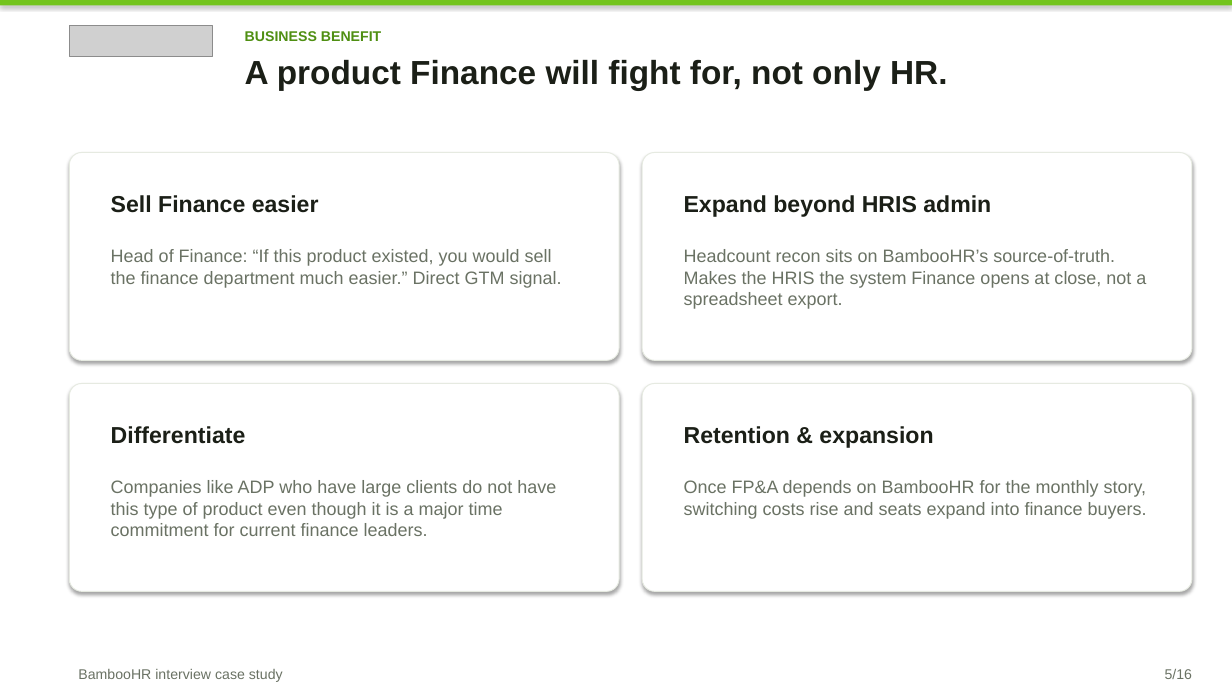
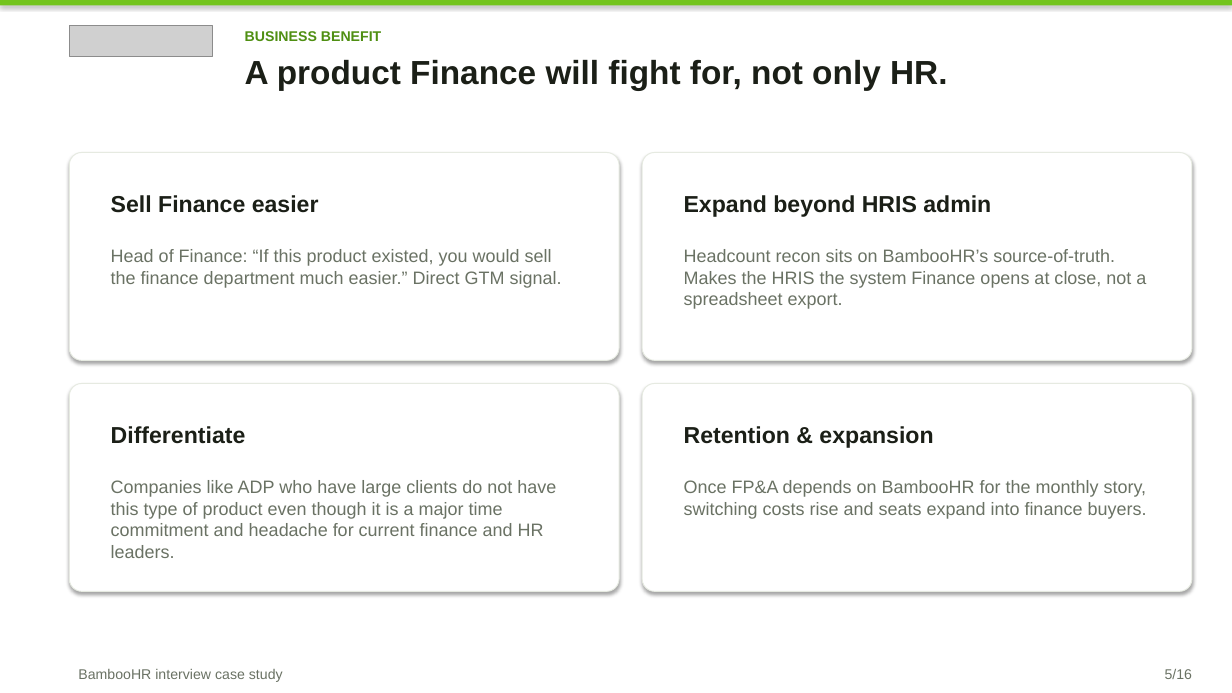
Before and after one commit to Brigdawg/Headcount-Reconciliation, a slide deck: slide 5 of deck/Headcount_Control_Tower_Case_Study.pptx. Drawn at 1232x693 pixels with LibreOffice and Linux fonts; fonts in the diff are those of the drawing; grey boxes stand for pictures. Boxes give left, top, right and bottom in pixels: in the first picture for what was removed or moved away, otherwise in the second. Text is boxed around its words. In the diff, an @@ line names an element or a change of style, - is before the commit and + after.

```diff
--- a/deck/Headcount_Control_Tower_Case_Study.pptx
+++ b/deck/Headcount_Control_Tower_Case_Study.pptx
@@ text at (111, 480, 556, 558): text changed @@
-Companies like ADP who have large clients do not have this type of product even though it is a major time commitment for current finance leaders.
+Companies like ADP who have large clients do not have this type of product even though it is a major time commitment and headache for current finance and HR leaders.
```
Also in this commit, not shown: 8 other slides changed, 1 other file.
